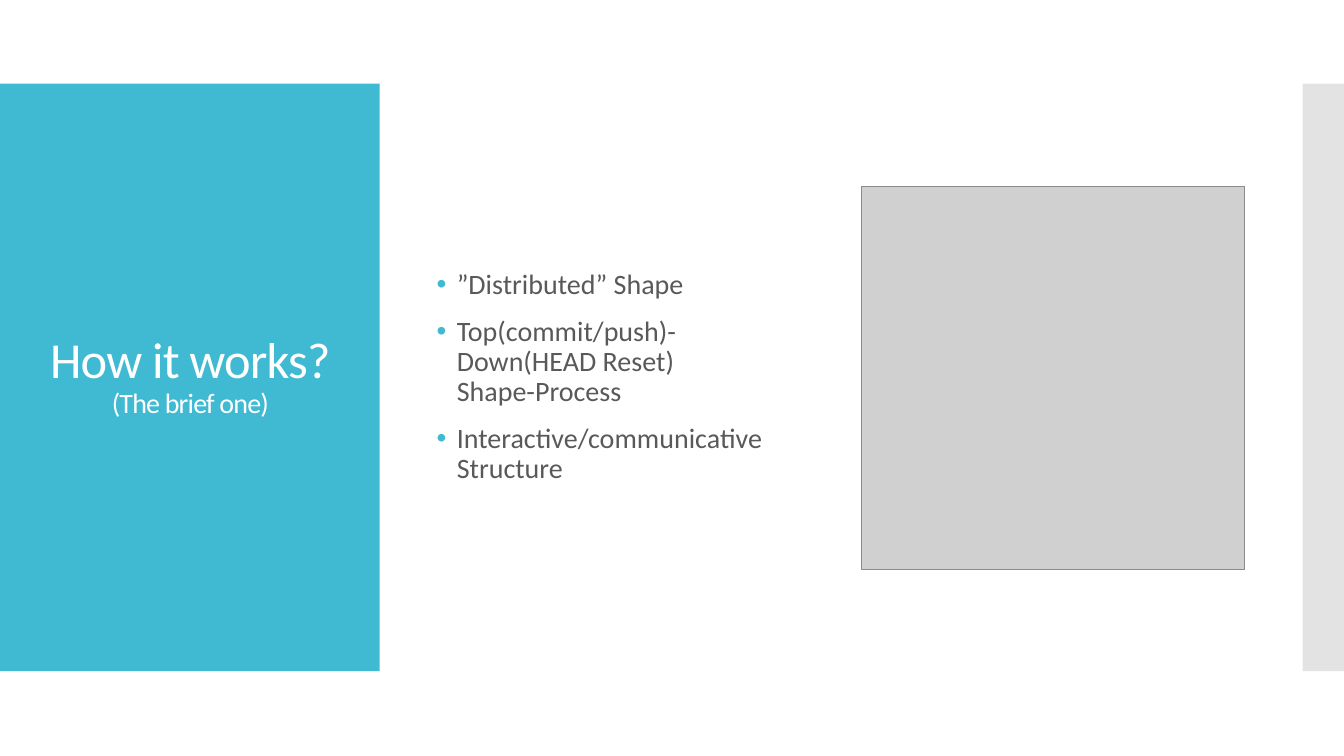
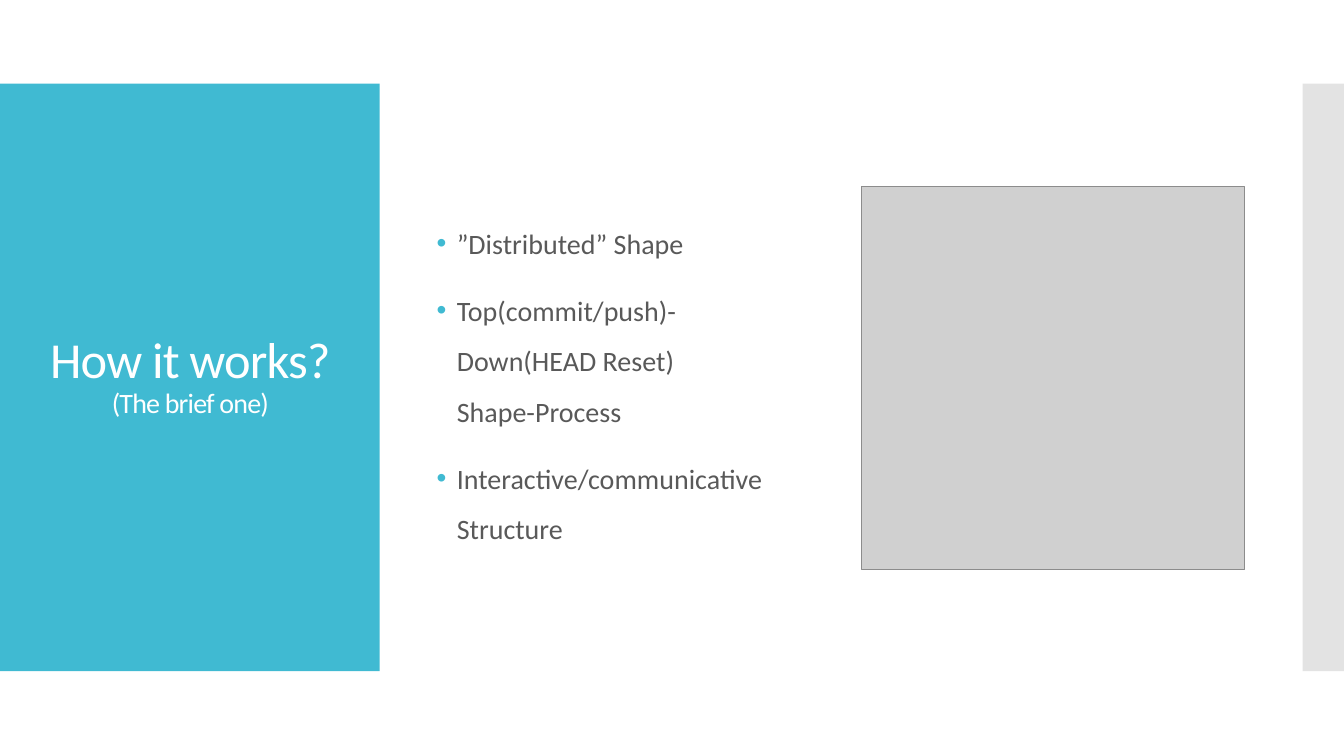
Before and after one commit to IncoCura/Instruction, a slide deck: slide 5 of Source Control/1. Intro to Git.pptx. Drawn at 1344x756 pixels with LibreOffice and Linux fonts; fonts in the diff are those of the drawing; grey boxes stand for pictures. Boxes give left, top, right and bottom in pixels: in the first picture for what was removed or moved away, otherwise in the second. Text is boxed around its words. In the diff, an @@ line names an element or a change of style, - is before the commit and + after.

```diff
--- a/Source Control/1. Intro to Git.pptx
+++ b/Source Control/1. Intro to Git.pptx
@@ text "”Distributed” Shape" at (457,234,762,539): line spacing 0.9 to 1.5 @@
```
Also in this commit, not shown: 3 other slides changed, 4 slides added.
